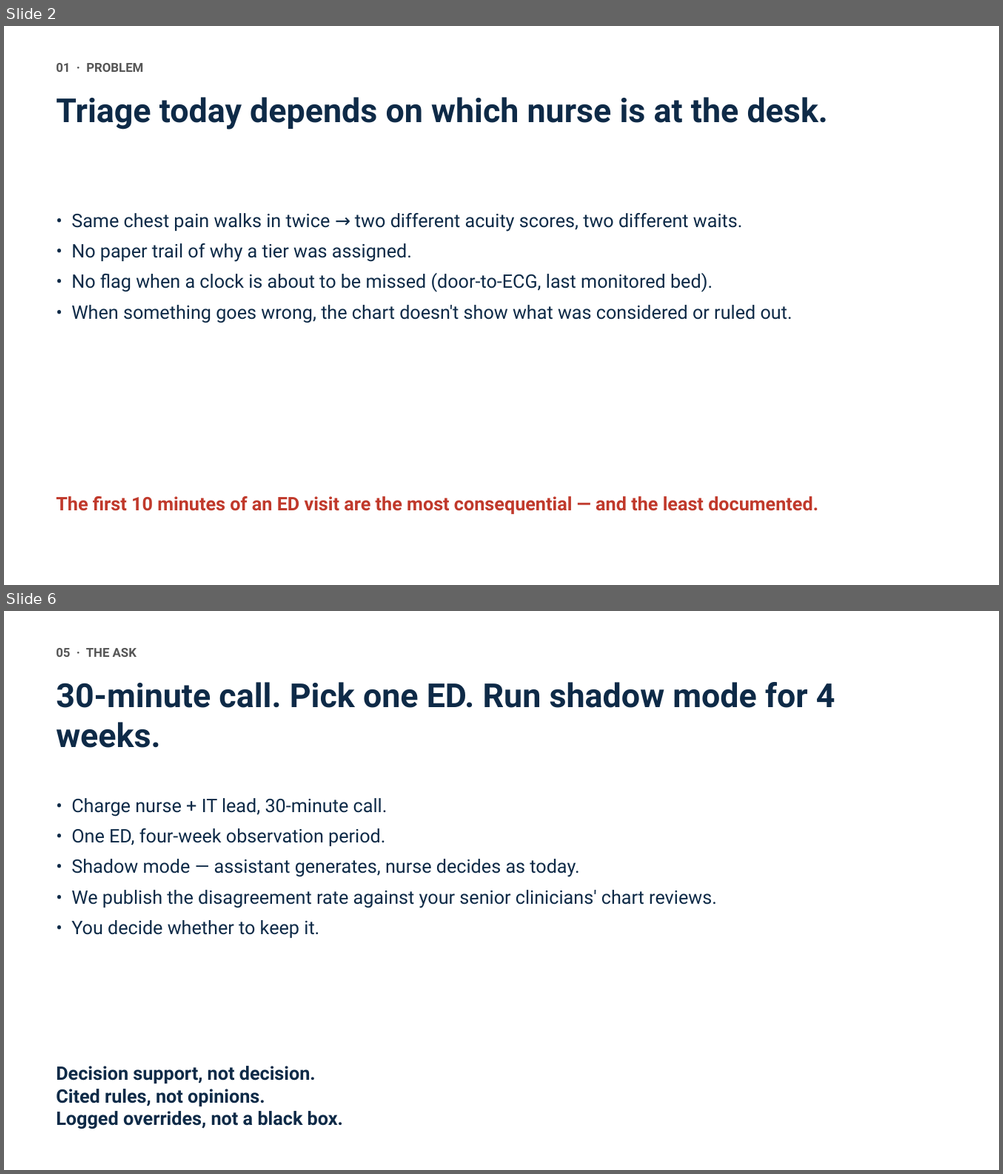
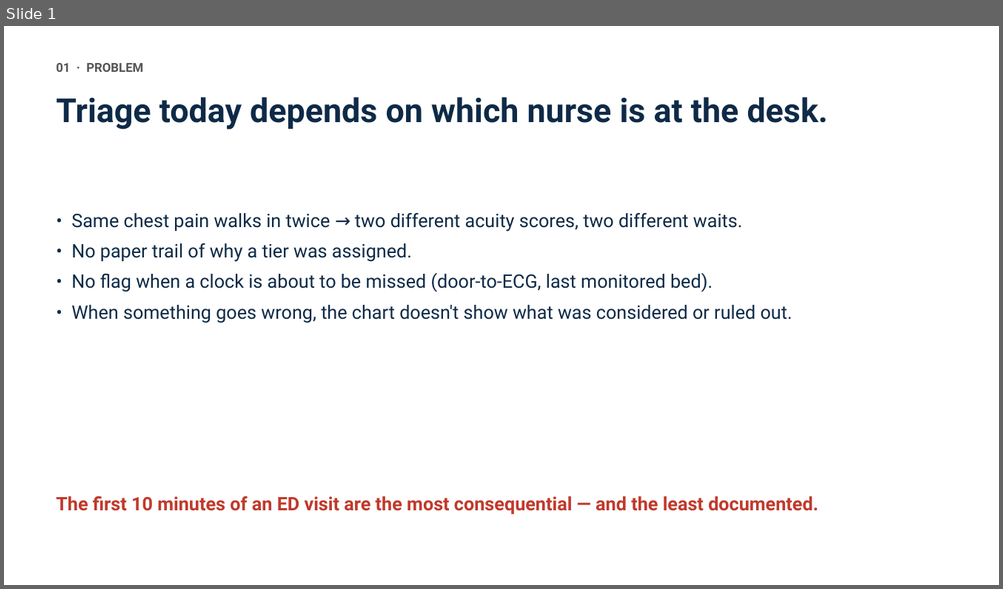
Before and after one commit to anix-lynch/er-triage-v2, a slide deck: pitch.pptx. Shown one above the other, each under a label of ours: slides 2 and 6 before the commit, slide 1 after it; the slides between them are not shown. The pictures are 1003x1174 and 1003x589 pixels, drawn with LibreOffice and Linux fonts; fonts in the diff are those of the drawing. Boxes give left, top, right and bottom in pixels: in the first picture for what was removed or moved away, otherwise in the second. Text is boxed around its words. In the diff, an @@ line names an element or a change of style, - is before the commit and + after.

```diff
--- a/pitch.pptx
+++ b/pitch.pptx
@@ slide 6 removed at (4, 611, 999, 1170), background #FFFFFF @@
@@ text removed at (56, 648, 136, 657) @@
-05 · THE ASK
@@ text removed at (56, 682, 835, 748) @@
-30-minute call. Pick one ED. Run shadow mode for 4 weeks.
@@ text removed at (71, 798, 717, 938) @@
-• Charge nurse + IT lead, 30-minute call.
-• One ED, four-week observation period.
-• Shadow mode — assistant generates, nurse decides as today.
-• We publish the disagreement rate against your senior clinicians' chart reviews.
-• You decide whether to keep it.
@@ text removed at (56, 1066, 343, 1130) @@
-Decision support, not decision.
-Cited rules, not opinions.
-Logged overrides, not a black box.
@@ what was slide 2 is now slide 1 @@
```
Also in this commit, not shown: 3 other slides removed, 1 other file.
